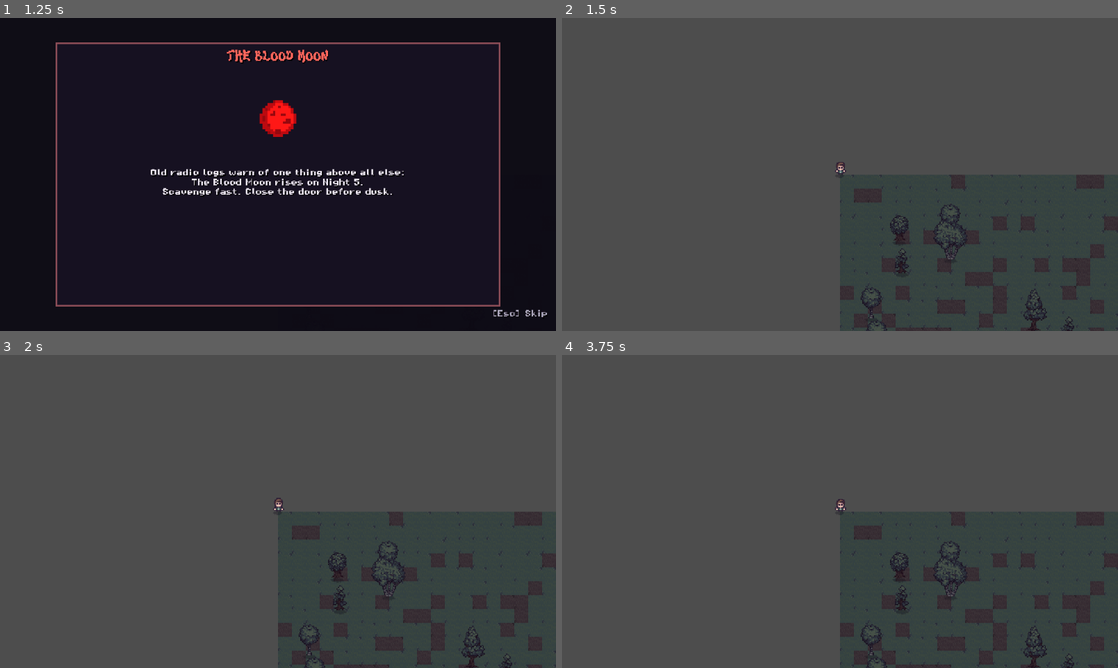
Above: before the commit, frames 1-4 (two rows, left to right).
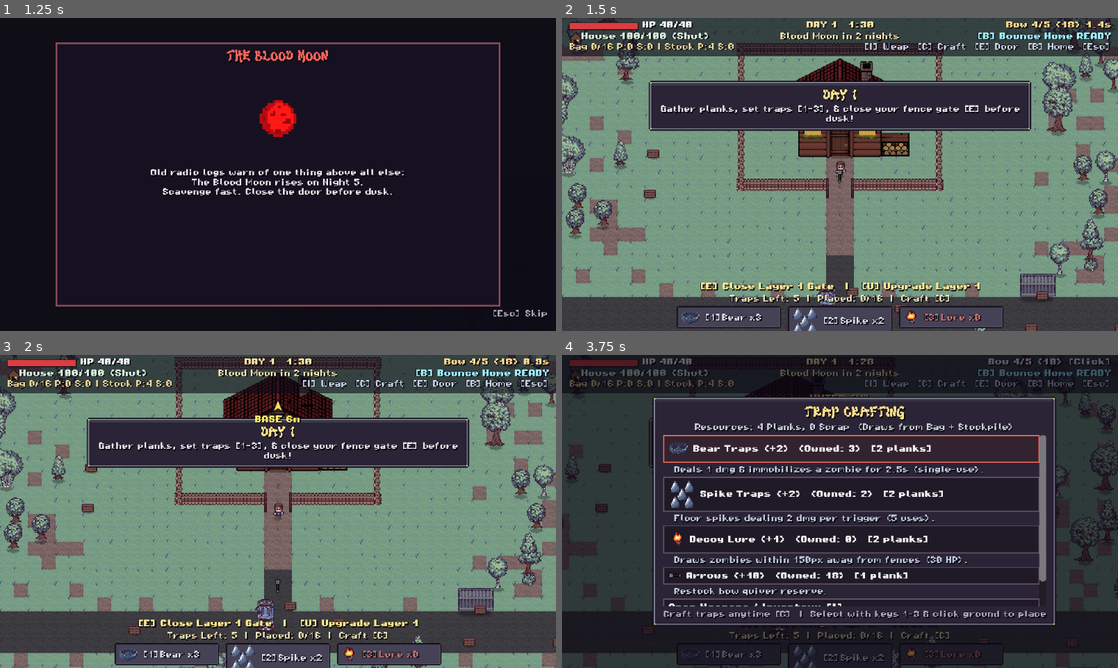
Above: after the commit, the same moments.

Repository: x7en/Moonrise
Game: Godot game, scene res://scenes/main.tscn
Two runs of this game, one before a commit and one after it. Both use one fixed random seed, a clock stepped at 60 frames per second and the inputs below.
Inputs (mouse positions are in pixels of both pictures, inside the frame that each line leads up to):
- Up to frame 1 (1.25 s): tap Enter at 0.5, 0.6 s; move the mouse to (400, 158) at 0.52 s; hold D from 0.53 s (still down); click (400, 158) at 0.67 s; tap Space at 0.77 s
- Up to frame 2 (1.5 s): tap Space at 1.25 s; move the mouse to (728, 190) at 1.27 s; release D at 1.28 s; hold Down from 1.28 s (still down); tap Keypad Enter at 1.35 s; click (728, 190) at 1.42 s
- Up to frame 3 (2 s): keep holding Down; tap Space at 1.52 s
- Up to frame 4 (3.75 s): move the mouse to (895, 442) at 2.02 s; release Down at 2.03 s; hold D 2.03-2.78 s; tap M at 2.1 s; click (895, 442) at 2.17 s; move the mouse to (812, 574) at 2.77 s; hold Up 2.78-3.53 s; tap I at 2.85 s; click (812, 574) at 2.92 s; tap Space at 3.02 s; tap Enter at 3.5 s; move the mouse to (1006, 558) at 3.52 s; hold A from 3.53 s (still down); tap C at 3.6 s; click (1006, 558) at 3.67 s

Frame 1 is identical in both runs. In frame 2, 86% of the frame differs, in the area x 0-100%, y 0-100%; in frame 3, 83%; in frame 4, 90%.
Error before the commit: Parse Error: Cannot infer the type of "tid" variable because the value doesn't have a set type. (res://scripts/boomerang.gd:102)

Commit message:
Fix Godot 4.7 GDScript parse, type-narrowing, and input bugs
Co-authored-by: arena-agent <297053741+arena-agent@users.noreply.github.com>

Diff:
--- a/RedMoon/scripts/arrow.gd
+++ b/RedMoon/scripts/arrow.gd
@@ -1,7 +1,7 @@
 class_name Arrow
 extends Node2D
 
-signal hit_enemy(enemy: Node, arrow: Arrow, from_player: bool)
+signal hit_enemy(enemy: Node2D, arrow: Arrow, from_player: bool)
 
 var velocity: Vector2 = Vector2.ZERO
 var damage: int = 1
--- a/RedMoon/scripts/boomerang.gd
+++ b/RedMoon/scripts/boomerang.gd
@@ -3,7 +3,7 @@
 
 # reusable bounce-back thrown weapon projectile (used by player; boss-ready via owner_node/targets)
 
-signal hit_target(target: Node, boomerang: Boomerang, is_return_leg: bool)
+signal hit_target(target: Node2D, boomerang: Boomerang, is_return_leg: bool)
 signal bounced(pos: Vector2, hit_enemy: bool)
 signal caught(boomerang: Boomerang)
 
@@ -98,12 +98,13 @@
 	for t in targets:
 		if not _can_hit_target(t, _hit_outbound_ids):
 			continue
-		if _overlaps_target(t):
-			var tid := t.get_instance_id()
+		var target_node: Node2D = t as Node2D
+		if _overlaps_target(target_node):
+			var tid: int = target_node.get_instance_id()
 			_hit_outbound_ids[tid] = true
 			_bounce_grace_id = tid
 			_bounce_grace_timer = 0.18
-			hit_target.emit(t, self, false)
+			hit_target.emit(target_node, self, false)
 			_begin_return(true)
 			return
 
@@ -131,12 +132,13 @@
 	for t in targets:
 		if not _can_hit_target(t, _hit_return_ids):
 			continue
-		var tid := t.get_instance_id()
+		var target_node: Node2D = t as Node2D
+		var tid: int = target_node.get_instance_id()
 		if tid == _bounce_grace_id and _bounce_grace_timer > 0.0:
 			continue
-		if _overlaps_target(t):
+		if _overlaps_target(target_node):
 			_hit_return_ids[tid] = true
-			hit_target.emit(t, self, true)
+			hit_target.emit(target_node, self, true)
 
 
 func _begin_return(hit_enemy: bool) -> void:
@@ -149,7 +151,7 @@
 
 func _get_catch_point() -> Vector2:
 	if is_instance_valid(owner_node):
-		if owner_node is Player and owner_node.inside_house:
+		if owner_node is Player and (owner_node as Player).inside_house:
 			return Config.HOUSE_DOOR
 		return owner_node.position + Vector2(0.0, -8.0)
 	return _fallback_return_pos
@@ -162,15 +164,15 @@
 		return false
 	if from_player and t is Player:
 		return false
-	if not t.has_method("is_alive") or not t.is_alive():
+	if not t.has_method("is_alive") or not t.call("is_alive"):
 		return false
 	if not t.has_method("get_hurtbox_rect"):
 		return false
-	return not seen.has(t.get_instance_id())
+	return not seen.has((t as Node2D).get_instance_id())
 
 
 func _overlaps_target(t: Node2D) -> bool:
-	var hurt_rect: Rect2 = t.get_hurtbox_rect()
+	var hurt_rect: Rect2 = t.call("get_hurtbox_rect")
 	return hurt_rect.grow(hit_radius * 0.5).has_point(position)
 
 
--- a/RedMoon/scripts/dog.gd
+++ b/RedMoon/scripts/dog.gd
@@ -2,7 +2,7 @@
 extends CharacterBody2D
 
 signal tamed(dog: Dog)
-signal attacked_enemy(enemy: Node)
+signal attacked_enemy(enemy: Node2D)
 signal died(dog: Dog)
 
 enum Mode { STRAY, FOLLOW, GUARD }
@@ -136,7 +136,7 @@
 
 
 func restore_state(start_mode: int, start_hp: int, anchor: Vector2) -> void:
-	mode = start_mode as Mode
+	mode = clampi(start_mode, Mode.STRAY, Mode.GUARD) as Mode
 	guard_anchor = anchor
 	if start_hp > 0:
 		hp = mini(start_hp, max_hp)
@@ -441,13 +441,13 @@
 			if not ResourceLoader.exists(full_path):
 				continue
 
-			var strip_tex = load(full_path)
+			var strip_tex: Texture2D = load(full_path) as Texture2D
 			if strip_tex == null:
 				continue
 
-			var fh := maxi(1, strip_tex.get_height())
-			var count := maxi(1, roundi(float(strip_tex.get_width()) / float(maxi(1, fh))))
-			var fw := maxi(1, int(floorf(float(strip_tex.get_width()) / float(count))))
+			var fh: int = maxi(1, strip_tex.get_height())
+			var count: int = maxi(1, roundi(float(strip_tex.get_width()) / float(maxi(1, fh))))
+			var fw: int = maxi(1, int(floorf(float(strip_tex.get_width()) / float(count))))
 
 			var anim_key := "%s_%s" % [anim_name, dir_name]
 			sf.add_animation(anim_key)
--- a/RedMoon/scripts/enemy.gd
+++ b/RedMoon/scripts/enemy.gd
@@ -41,8 +41,8 @@
 var _hp_holder: Node2D
 var _hp_fill: ColorRect
 
-var _target_struct: Node
-var _target_lure: Node
+var _target_struct: Node2D
+var _target_lure: Trap
 var _attack_timer: float = 0.0
 var _player_windup: float = 0.0
 var _player_cd: float = 0.0
@@ -392,9 +392,9 @@
 	var still_blocks = false
 	if is_instance_valid(_target_struct):
 		if _target_struct is Structure:
-			still_blocks = _target_struct.is_blocking()
+			still_blocks = (_target_struct as Structure).is_blocking()
 		elif _target_struct is Watchtower:
-			still_blocks = _target_struct.is_standing()
+			still_blocks = (_target_struct as Watchtower).is_standing()
 	if not still_blocks:
 		_target_struct = null
 		state = State.WALK_TO_TARGET
@@ -405,7 +405,7 @@
 		_attack_timer = attack_interval
 		_play_attack(facing)
 		structure_damaged.emit(_target_struct, struct_dmg, self)
-		if _target_struct is Structure and _target_struct.spiked:
+		if _target_struct is Structure and (_target_struct as Structure).spiked:
 			take_hit(1, Vector2.ZERO, false)
 
 
@@ -538,7 +538,7 @@
 	structures: Array,
 	watchtowers: Array,
 	extra_reach: float = 0.0
-) -> Node:
+) -> Node2D:
 	var best = null
 	var best_d = 999999.0
 	for s in structures:
--- a/RedMoon/scripts/fx.gd
+++ b/RedMoon/scripts/fx.gd
@@ -198,8 +198,8 @@
 	for s in _debug_structures:
 		if not is_instance_valid(s) or not (s is Structure):
 			continue
-		var st = s
-		var col := (
+		var st: Structure = s as Structure
+		var col: Color = (
 			Color(0.25, 0.95, 0.45, 0.90) if st.is_standing() else Color(0.5, 0.5, 0.6, 0.35)
 		)
 		draw_rect(st.footprint_rect, col, false, 1.0)
--- a/RedMoon/scripts/hud.gd
+++ b/RedMoon/scripts/hud.gd
@@ -700,10 +700,13 @@
 		slot.texture_filter = CanvasItem.TEXTURE_FILTER_NEAREST
 		slot.add_theme_stylebox_override("panel", _slot_box_normal)
 		slot.gui_input.connect(func(ev: InputEvent) -> void:
-			var is_click = (
-				ev is InputEventMouseButton and ev.pressed and ev.button_index == MOUSE_BUTTON_LEFT
-			)
-			var is_tap = ev is InputEventScreenTouch and ev.pressed
+			var is_click := false
+			if ev is InputEventMouseButton:
+				var mb: InputEventMouseButton = ev as InputEventMouseButton
+				is_click = mb.pressed and mb.button_index == MOUSE_BUTTON_LEFT
+			var is_tap := false
+			if ev is InputEventScreenTouch:
+				is_tap = (ev as InputEventScreenTouch).pressed
 			if is_click or is_tap:
 				get_viewport().set_input_as_handled()
 				trap_slot_clicked.emit(slot_idx)
--- a/RedMoon/scripts/intro_cards.gd
+++ b/RedMoon/scripts/intro_cards.gd
@@ -61,12 +61,12 @@
 		_prompt_lbl.visible = (_ready_timer <= 0.0) and (int(_blink_timer * 2.5) % 2 == 0)
 
 
-func _unhandled_input(event: InputEvent) -> void:
+func _input(event: InputEvent) -> void:
 	if not active:
 		return
 
 	if event is InputEventKey:
-		var ke = event
+		var ke: InputEventKey = event as InputEventKey
 		if not ke.pressed or ke.echo:
 			return
 
@@ -80,13 +80,13 @@
 			_advance()
 
 	elif event is InputEventMouseButton:
-		var mb = event
+		var mb: InputEventMouseButton = event as InputEventMouseButton
 		if mb.pressed and mb.button_index == MOUSE_BUTTON_LEFT:
 			get_viewport().set_input_as_handled()
 			if _ready_timer <= 0.0:
 				_advance()
 	elif event is InputEventScreenTouch:
-		var st = event
+		var st: InputEventScreenTouch = event as InputEventScreenTouch
 		if st.pressed:
 			get_viewport().set_input_as_handled()
 			if _ready_timer <= 0.0:
--- a/RedMoon/scripts/main.gd
+++ b/RedMoon/scripts/main.gd
@@ -99,8 +99,7 @@
 	if _hit_stop > 0.0:
 		_hit_stop = maxf(0.0, _hit_stop - delta)
 		return
-	if _shake_timer > 0.0:
-		_shake_timer = maxf(0.0, _shake_timer - delta)
+	_shake_timer = maxf(0.0, _shake_timer - delta)
 	_update_camera()
 	if state == GameState.DAY or state == GameState.NIGHT:
 		_step_gameplay(delta)
@@ -109,17 +108,20 @@
 func _unhandled_input(event: InputEvent) -> void:
 	if _intro.active or _night_intro.active:
 		return
-	if event is InputEventKey and event.pressed and not event.echo:
-		_handle_key_press(event)
-	elif event is InputEventMouseButton and event.pressed:
-		if event.button_index == MOUSE_BUTTON_LEFT:
+	if event is InputEventKey:
+		var ke: InputEventKey = event as InputEventKey
+		if ke.pressed and not ke.echo:
+			_handle_key_press(ke)
+	elif event is InputEventMouseButton:
+		var mb: InputEventMouseButton = event as InputEventMouseButton
+		if mb.pressed and mb.button_index == MOUSE_BUTTON_LEFT:
 			_handle_left_click()
-		elif event.button_index == MOUSE_BUTTON_RIGHT:
+		elif mb.pressed and mb.button_index == MOUSE_BUTTON_RIGHT:
 			if _trap_mode_active:
 				_set_trap_mode(false)
 			else:
 				_try_right_click_structure()
-	elif event is InputEventScreenTouch and event.pressed:
+	elif event is InputEventScreenTouch and (event as InputEventScreenTouch).pressed:
 		_handle_left_click()
 
 
@@ -238,10 +240,8 @@
 	_player.step_player(delta, _waves.read_move_vector(), bounds, not _menus.is_open(), bag)
 	_player.set_night_lantern(state == GameState.NIGHT)
 
-	if _bounce_cd > 0.0:
-		_bounce_cd = maxf(0.0, _bounce_cd - delta)
-	if _shockwave_cd > 0.0:
-		_shockwave_cd = maxf(0.0, _shockwave_cd - delta)
+	_bounce_cd = maxf(0.0, _bounce_cd - delta)
+	_shockwave_cd = maxf(0.0, _shockwave_cd - delta)
 
 	_waves.prune_invalid_arrays([enemies, ghosts, arrows, boomerangs, traps, watchtowers, dogs])
 	var hostiles := _waves.get_all_hostiles(enemies, ghosts)
@@ -419,8 +419,7 @@
 	_ghost_spawn_timer = _waves.next_ghost_interval(true)
 	_night_damage_taken = false
 	_night_had_intruder = false
-	_waves.clear_group_or_list(enemies)
-	_waves.clear_group_or_list(ghosts)
+	_clear_dynamic_world()
 	_wave_queue = _waves.build_night_wave_queue(day, act)
 	_spawn_timer = 0.8
 	var bn := _waves.get_night_banner_info(day, is_blood_moon, is_even_moon)
@@ -453,13 +452,12 @@
 		if house != null and house.is_fallen:
 			_unlock_achievement("homeless_survivor")
 		state = GameState.VICTORY
-		var h_status = "Fallen (Homeless Victory!)" if house.is_fallen else (
-			"%d/%d HP" % [house.hp, house.max_hp]
-		)
-		var end_txt = (
-			"You outlasted the Final Blood Moon on Night 7!\n\n"
-			+ "Enemies Defeated: %d\nHouse Status: %s\nAchievements Unlocked: %d/%d"
-			% [_kills_total, h_status, settings.get_unlocked_count(), SaveData.ACHIEVEMENT_DEFS.size()]
+		var fallen := house != null and house.is_fallen
+		var h_status := "Fallen (Homeless Victory!)" if fallen else "%d/%d HP" % [house.hp, house.max_hp]
+		var ach_txt := "%d/%d" % [settings.get_unlocked_count(), SaveData.ACHIEVEMENT_DEFS.size()]
+		var end_txt := "You outlasted the Final Blood Moon on Night 7!\n\n" + (
+			"Enemies Defeated: %d\nHouse Status: %s\nAchievements Unlocked: %s"
+			% [_kills_total, h_status, ach_txt]
 		)
 		_hud.show_end_screen(true, "DAWN BREAKS - YOU SURVIVED!", end_txt, false)
 		return
@@ -583,7 +581,10 @@
 			if house.is_door_open():
 				_hud.show_message("Door open! Press E at step to enter, or E to close.", 1.8)
 		return
-
+	if not _map.find_nearest_searchable(_player.position, 32.0).is_empty():
+		return
+	if not _map.find_nearest_tree(_player.position, 26.0).is_empty():
+		return
 	_try_open_nearby_structure_menu()
 
 
@@ -663,7 +664,11 @@
 	_spawn_arrow(origin, dir, dmg, Config.BOW_RANGE, pierce, true)
 
 
-func _on_watchtower_fire(origin: Vector2, target: Node) -> void:
+func _on_player_boomerang_thrown(origin: Vector2, dir: Vector2, dmg: int) -> void:
+	_waves.spawn_boomerang_for(self, origin, dir, dmg)
+
+
+func _on_watchtower_fire(origin: Vector2, target: Node2D) -> void:
 	if is_instance_valid(target):
 		var dir = (target.position + Vector2(0.0, -8.0) - origin).normalized()
 		_sfx.play("bow_shoot", -12.0)
@@ -675,9 +680,9 @@
 ) -> void:
 	var arr = Arrow.new()
 	arr.setup(origin, dir, Config.ARROW_SPEED, dmg, max_range, pierce, from_player)
-	arr.hit_enemy.connect(func(e: Node, a: Arrow, fp: bool) -> void:
+	arr.hit_enemy.connect(func(e: Node2D, a: Arrow, fp: bool) -> void:
 		if is_instance_valid(e) and e.has_method("take_hit"):
-			e.take_hit(a.damage, a.velocity.normalized(), fp)
+			e.call("take_hit", a.damage, a.velocity.normalized(), fp)
 	)
 	_entities_layer.add_child(arr)
 	arrows.append(arr)
@@ -694,12 +699,12 @@
 func _on_enemy_structure_damaged(target: Node, damage: int, _enemy: Enemy) -> void:
 	_night_damage_taken = true
 	if target is Structure:
-		var st = target
+		var st: Structure = target as Structure
 		st.take_damage(damage)
 		_sfx.play("struct_hit", -9.0)
 		_fx.spawn_sparks(st.target_center, Color(0.76, 0.56, 0.34, 1.0), 5)
 	elif target is Watchtower:
-		target.take_damage(damage)
+		(target as Watchtower).take_damage(damage)
 		_sfx.play("struct_hit", -9.0)
 
 
@@ -908,19 +913,11 @@
 	_player = Player.new()
 	_player.spear_swung.connect(_on_player_spear_swung)
 	_player.bow_fired.connect(_on_player_bow_fired)
-	_player.boomerang_thrown.connect(func(o, d, m): _waves.spawn_boomerang_for(self, o, d, m))
+	_player.boomerang_thrown.connect(_on_player_boomerang_thrown)
 	_player.bow_empty_clicked.connect(func() -> void: _sfx.play("bow_empty", -8.0))
 	_player.bow_reloaded.connect(func() -> void: _sfx.play("bow_reload", -10.0))
 	_player.died.connect(_on_player_died)
 	_entities_layer.add_child(_player)
-
-
-func _on_title_panel_requested(kind: String) -> void:
-	if kind == "tutorial":
-		_open_tutorial_cards(true)
-		return
-	_info_return_to_title = true
-	_menus.open_info_panel(kind, settings)
 
 
 func _open_tutorial_cards(from_title: bool) -> void:
@@ -943,7 +940,13 @@
 		else:
 			_begin_new_run()
 	)
-	_hud.menu_panel_requested.connect(_on_title_panel_requested)
+	_hud.menu_panel_requested.connect(func(kind: String) -> void:
+		if kind == "tutorial":
+			_open_tutorial_cards(true)
+			return
+		_info_return_to_title = true
+		_menus.open_info_panel(kind, settings)
+	)
 	_hud.trap_slot_clicked.connect(_toggle_trap_slot)
 	_hud.tame_dog_requested.connect(_on_tame_dog_clicked)
 	_hud.quit_requested.connect(func() -> void: get_tree().quit(0))
--- a/RedMoon/scripts/night_intro.gd
+++ b/RedMoon/scripts/night_intro.gd
@@ -151,18 +151,23 @@
 		skip_now()
 
 
-func _unhandled_input(event: InputEvent) -> void:
+func _input(event: InputEvent) -> void:
 	if not active:
 		return
 
 	if event is InputEventKey:
-		var ke = event
+		var ke: InputEventKey = event as InputEventKey
 		if ke.pressed and not ke.echo:
 			if ke.keycode in [KEY_SPACE, KEY_ENTER, KEY_KP_ENTER, KEY_ESCAPE]:
 				get_viewport().set_input_as_handled()
 				skip_now()
 	elif event is InputEventMouseButton:
-		var mb = event
-		if mb.pressed:
+		var mb: InputEventMouseButton = event as InputEventMouseButton
+		if mb.pressed and mb.button_index == MOUSE_BUTTON_LEFT:
 			get_viewport().set_input_as_handled()
 			skip_now()
+	elif event is InputEventScreenTouch:
+		var st: InputEventScreenTouch = event as InputEventScreenTouch
+		if st.pressed:
+			get_viewport().set_input_as_handled()
+			skip_now()
--- a/RedMoon/scripts/player.gd
+++ b/RedMoon/scripts/player.gd
@@ -104,7 +104,7 @@
 	facing_vec = Vector2.DOWN
 	dead = false
 	inside_house = false
-	unlocked_weapons = Config.DEFAULT_WEAPONS.duplicate()
+	unlocked_weapons.assign(Config.DEFAULT_WEAPONS)
 	active_weapon = "bow"
 	melee_damage = 1
 	speed_mult = 1.0
--- a/RedMoon/scripts/shop.gd
+++ b/RedMoon/scripts/shop.gd
@@ -303,10 +303,10 @@
 
 	var trap = Trap.new()
 	trap.setup(t_key, place_pos)
-	trap.triggered.connect(func(tr: Trap, en: Node) -> void:
+	trap.triggered.connect(func(tr: Trap, en: Node2D) -> void:
 		sfx.play("trap_trigger", -7.0)
 		if is_instance_valid(en):
-			var ep = en.position
+			var ep := en.position
 			if tr.trap_type == "trap_snare":
 				fx.spawn_sparks(ep, Color(0.95, 0.85, 0.35, 1.0), 8)
 				fx.spawn_floating_text(ep, "SNARED!", Color(1.0, 0.88, 0.38))
@@ -350,7 +350,7 @@
 	return true
 
 
-func compute_trap_place_pos(trap_mode_active: bool, main_node: Node) -> Vector2:
+func compute_trap_place_pos(trap_mode_active: bool, main_node: Node2D) -> Vector2:
 	var player = main_node.get("_player")
 	if trap_mode_active and DisplayServer.get_name() != "headless":
 		var mw = main_node.get_global_mouse_position()
@@ -362,7 +362,7 @@
 
 
 func update_trap_preview(
-	trap_mode_active: bool, selected_idx: int, main_node: Node
+	trap_mode_active: bool, selected_idx: int, main_node: Node2D
 ) -> void:
 	var fx = main_node.get("_fx")
 	var player = main_node.get("_player")
@@ -451,16 +451,20 @@
 	if not holding_e:
 		reset_hold_gather(main_node)
 		return
-	var prop = map.find_nearest_searchable(player.position, 32.0)
-	var tree_rec = {} if not prop.is_empty() else map.find_nearest_tree(player.position, 26.0)
+	var prop: Dictionary = map.find_nearest_searchable(player.position, 32.0)
+	var tree_rec: Dictionary = (
+		{} if not prop.is_empty() else map.find_nearest_tree(player.position, 26.0)
+	)
 	if prop.is_empty() and tree_rec.is_empty():
 		reset_hold_gather(main_node)
 		return
-	var is_prop := not prop.is_empty()
-	var target_key := ("p:%d" % int(prop["id"])) if is_prop else ("t:%d" % int(tree_rec["id"]))
-	var needed := Config.SEARCH_HOLD_TIME if is_prop else Config.CHOP_HOLD_TIME
-	var same_target := String(main_node.get("_search_key")) == target_key
-	var timer := (float(main_node.get("_search_timer")) if same_target else 0.0) + delta
+	var is_prop: bool = not prop.is_empty()
+	var target_key: String = (
+		("p:%d" % int(prop["id"])) if is_prop else ("t:%d" % int(tree_rec["id"]))
+	)
+	var needed: float = Config.SEARCH_HOLD_TIME if is_prop else Config.CHOP_HOLD_TIME
+	var same_target: bool = String(main_node.get("_search_key")) == target_key
+	var timer: float = (float(main_node.get("_search_timer")) if same_target else 0.0) + delta
 	main_node.set("_search_key", target_key)
 	main_node.set("_search_timer", timer)
 	main_node.set("_search_progress", clampf(timer / maxf(0.1, needed), 0.0, 1.0))
@@ -520,7 +524,8 @@
 		var w_id := String(data.get("weapon_id", ""))
 		if player.equip_weapon(w_id):
 			main_node.get("_sfx").play("pickup", -8.0)
-			var w_lbl := String((Config.WEAPON_DEFS.get(w_id, {})).get("label", w_id))
+			var w_def: Dictionary = Config.WEAPON_DEFS.get(w_id, {})
+			var w_lbl: String = String(w_def.get("label", w_id))
 			main_node.get("_hud").show_message("Equipped %s!" % w_lbl, 1.8, Color(0.62, 0.96, 0.68))
 			menus.open_inventory(bag, stockpile, player, main_node.get("upgrades"))
 		return true
--- a/RedMoon/scripts/trap.gd
+++ b/RedMoon/scripts/trap.gd
@@ -1,7 +1,7 @@
 class_name Trap
 extends Node2D
 
-signal triggered(trap: Trap, enemy: Node)
+signal triggered(trap: Trap, enemy: Node2D)
 signal broken(trap: Trap)
 
 var trap_type: String = "trap_spike"
--- a/RedMoon/scripts/watchtower.gd
+++ b/RedMoon/scripts/watchtower.gd
@@ -1,7 +1,7 @@
 class_name Watchtower
 extends Node2D
 
-signal fire_requested(origin: Vector2, target: Node)
+signal fire_requested(origin: Vector2, target: Node2D)
 signal destroyed(tower: Watchtower)
 
 var hp: int = 40
--- a/RedMoon/scripts/waves.gd
+++ b/RedMoon/scripts/waves.gd
@@ -281,14 +281,13 @@
 	var ghosts: Array = main_node.get("ghosts")
 	if ghosts.size() >= Config.GHOST_MAX_ALIVE:
 		return null
-	var player = main_node.get("_player")
+	var player: Player = main_node.get("_player") as Player
 	if player == null or player.dead:
 		return null
 	var pos := _pick_ghost_spawn_pos(player.position)
 	var variant := "scythe" if randf() < 0.65 else "lunge"
 	var g := Ghost.new()
-	if not g.setup(pos, variant):
-		return null
+	g.setup(pos, variant)
 	g.player_damaged.connect(func(dmg: int, _ghost: Node) -> void:
 		main_node.call("_on_ghost_player_damaged", dmg)
 	)
@@ -330,7 +329,7 @@
 		main_node.call("_unlock_achievement", "tamed_dog")
 		hud.show_message("Dog tamed! Press G for Follow / Guard.", 2.6, Color(0.62, 0.96, 0.68))
 	)
-	d.attacked_enemy.connect(func(en: Node) -> void:
+	d.attacked_enemy.connect(func(en: Node2D) -> void:
 		sfx.play("dog_bark", -12.0)
 		if is_instance_valid(en):
 			fx.spawn_sparks(en.position, Color(1.0, 0.42, 0.34, 1.0), 5)
@@ -391,12 +390,12 @@
 
 	var b := Boomerang.new()
 	b.setup(player, origin, aim_dir, dmg, Config.BOOMERANG_RANGE, true)
-	b.hit_target.connect(func(target: Node, boom: Boomerang, _is_ret: bool) -> void:
+	b.hit_target.connect(func(target: Node2D, boom: Boomerang, _is_ret: bool) -> void:
 		if is_instance_valid(target) and target.has_method("take_hit"):
 			var hit_dir := (
 				boom.velocity.normalized() if boom.velocity.length_squared() > 0.01 else Vector2.RIGHT
 			)
-			target.take_hit(boom.damage, hit_dir, false)
+			target.call("take_hit", boom.damage, hit_dir, false)
 	)
 	b.bounced.connect(func(pos: Vector2, hit_enemy: bool) -> void:
 		if hit_enemy:
